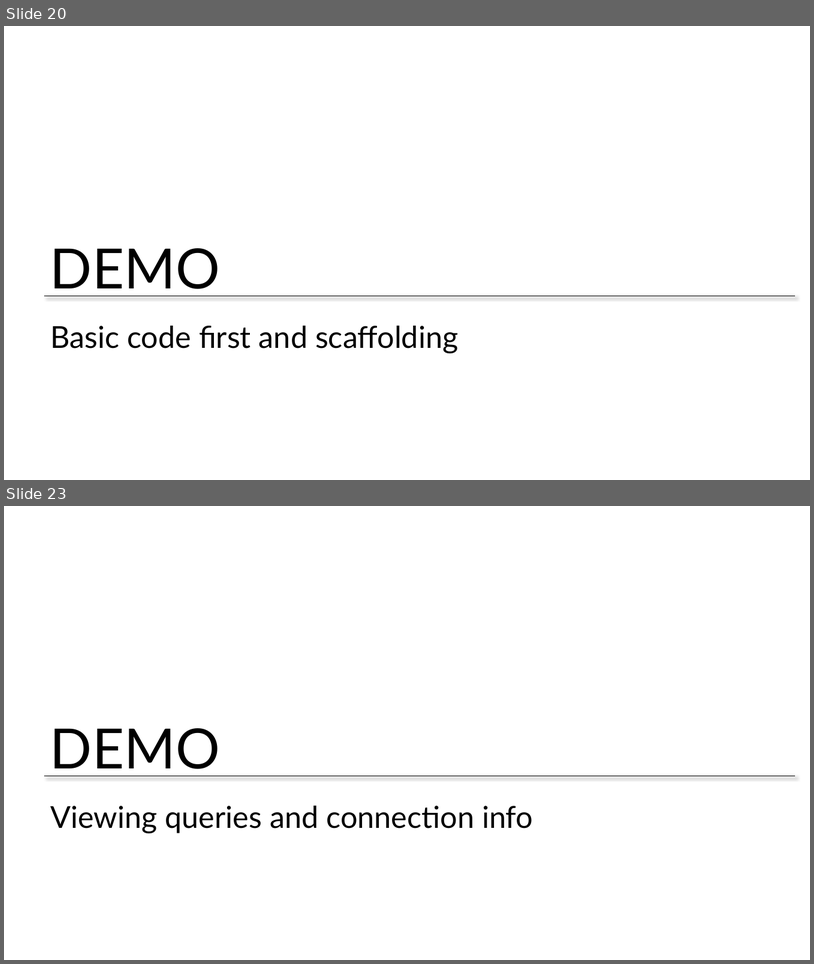
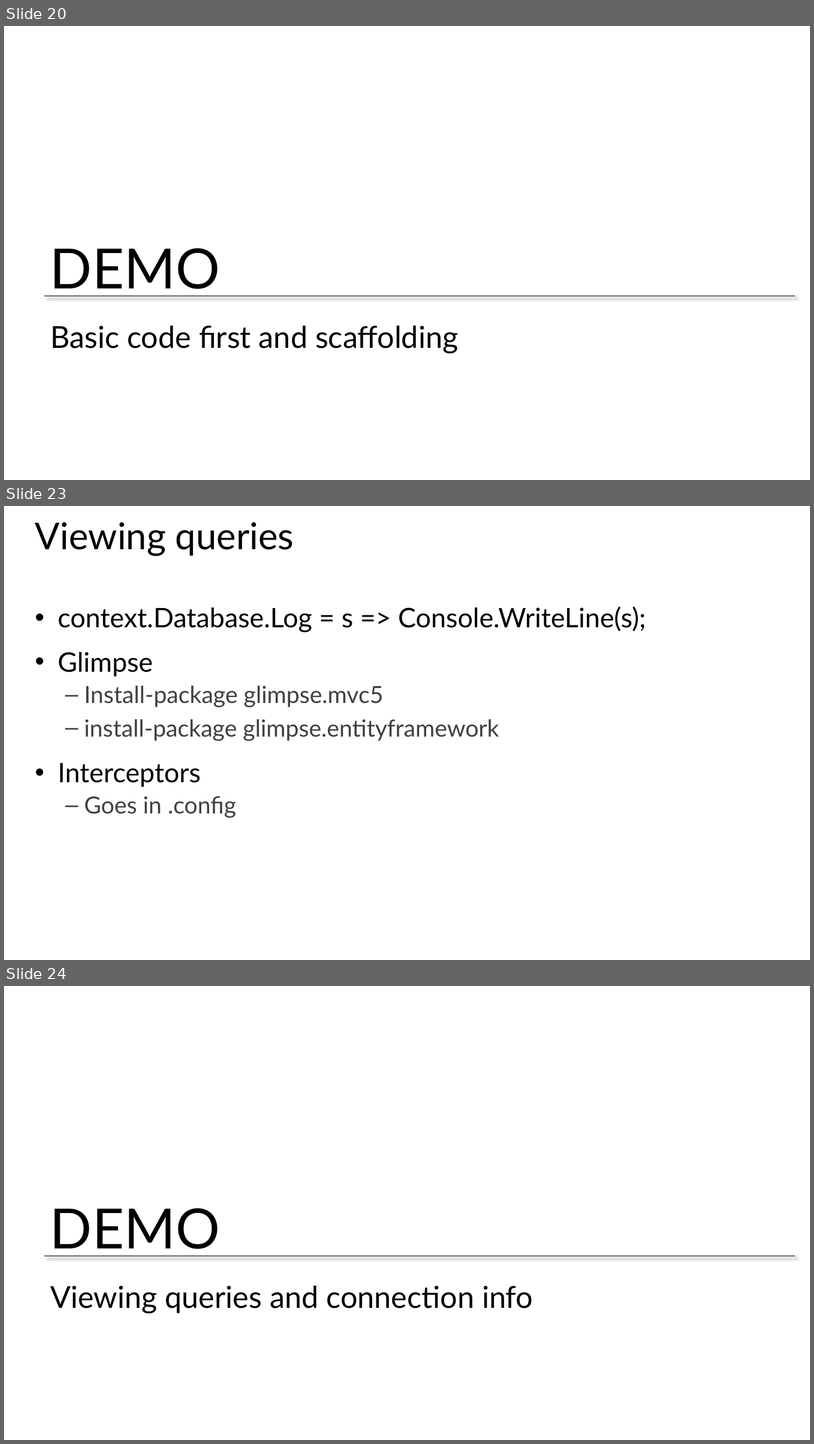
Before and after one commit to xuemiantao/EntityFramework, a slide deck: Slides/01 - Introduction to Entity Framework.pptx. Shown one above the other, each under a label of ours: slides 20 and 23 before the commit, slides 20, 23 and 24 after it; the slides between them are not shown. The pictures are 814x964 and 814x1444 pixels, drawn with LibreOffice and Linux fonts; fonts in the diff are those of the drawing; background and template pictures are left out. Boxes give left, top, right and bottom in pixels: in the first picture for what was removed or moved away, otherwise in the second. Text is boxed around its words. In the diff, an @@ line names an element or a change of style, - is before the commit and + after.

```diff
--- a/Slides/01 - Introduction to Entity Framework.pptx
+++ b/Slides/01 - Introduction to Entity Framework.pptx
@@ slide 23 added at (x1=4, y1=506, x2=810, y2=960), background #FFFFFF @@
@@ title added at (x1=35, y1=522, x2=294, y2=556), 44 pt, text #000000 @@
+Viewing queries
@@ text added at (x1=58, y1=606, x2=646, y2=817), 28 pt, text #404040 @@
+• context.Database.Log = s => Console.WriteLine(s);
+• Glimpse
+  – Install-package glimpse.mvc5
+  – install-package glimpse.entityframework
+• Interceptors
+  – Goes in .config
@@ what was slide 23 is now slide 24 @@
```
Also in this commit, not shown: 6 slides changed, 2 other files.
